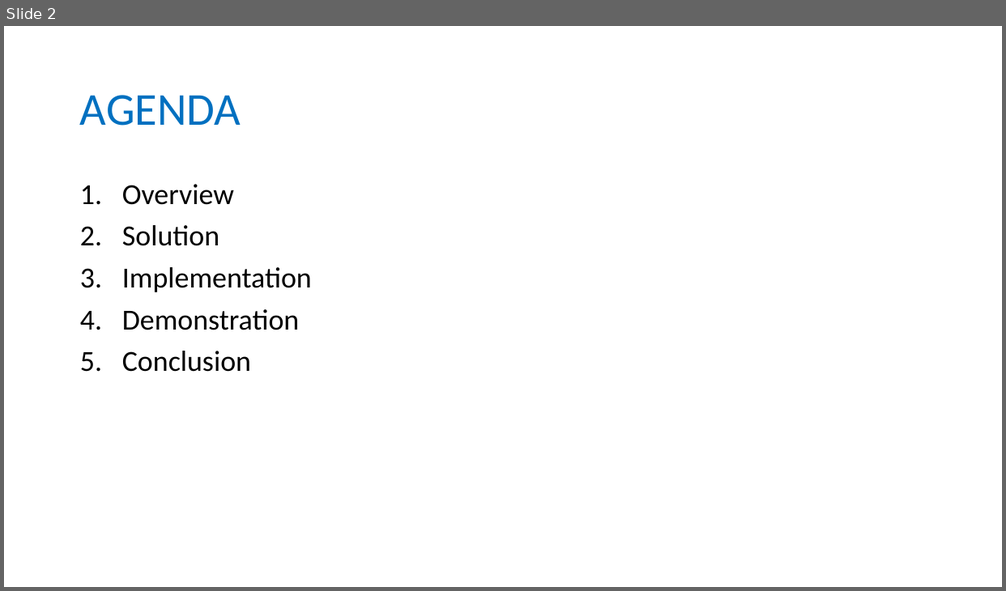
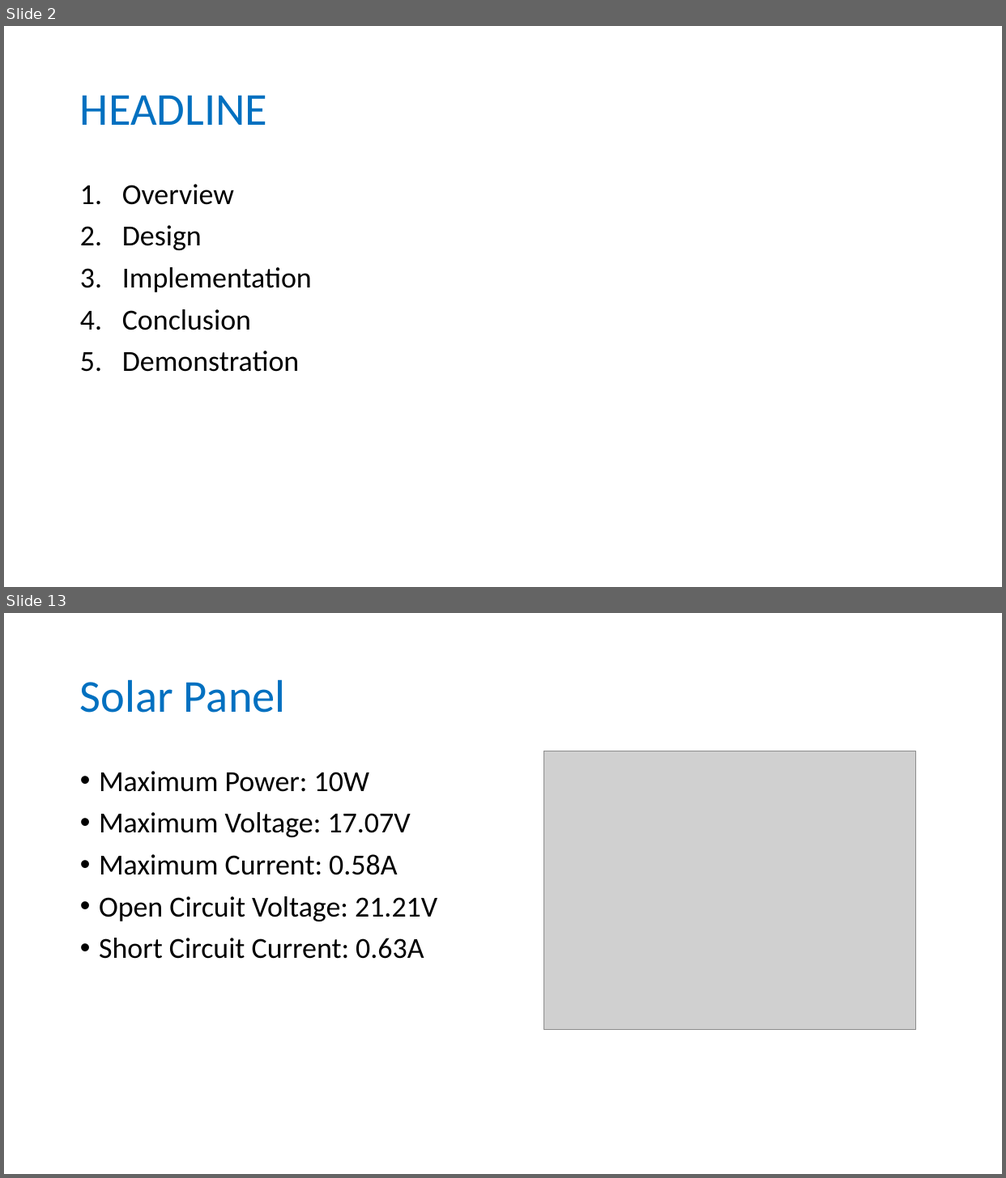
Before and after one commit to longhoang0304/DCDCS_Documentation, a slide deck: Final-Presentation.pptx. Shown one above the other, each under a label of ours: slide 2 before the commit, slides 2 and 13 after it; the slides between them are not shown. The pictures are 1006x591 and 1006x1178 pixels, drawn with LibreOffice and Linux fonts; fonts in the diff are those of the drawing; grey boxes stand for pictures. Boxes give left, top, right and bottom in pixels: in the first picture for what was removed or moved away, otherwise in the second. Text is boxed around its words. In the diff, an @@ line names an element or a change of style, - is before the commit and + after.

```diff
--- a/Final-Presentation.pptx
+++ b/Final-Presentation.pptx
@@ slide 13 added at <box>4,613,1002,1174</box>, background #FFFFFF @@
@@ title added at <box>80,679,286,713</box>, 44 pt, text #0070C0 @@
+Solar Panel
@@ picture added at <box>544,752,916,1030</box> @@
@@ text added at <box>99,771,437,959</box>, 28 pt, text #000000 @@
+• Maximum Power: 10W
+• Maximum Voltage: 17.07V
+• Maximum Current: 0.58A
+• Open Circuit Voltage: 21.21V
+• Short Circuit Current: 0.63A
@@ slide 2 changed as well @@
@@ title at <box>80,95,267,125</box>: text changed @@
-AGENDA
+HEADLINE
@@ text at <box>122,225,202,250</box>: text changed @@
-2. Solution
+2. Design
@@ text at <box>122,310,251,331</box>: paragraph added @@
+4. Conclusion
@@ text at <box>122,351,251,372</box>: paragraph removed @@
-5. Conclusion
```
Also in this commit, not shown: 3 other slides changed, 30 other slides added, 11 slides removed, 2 other files.
